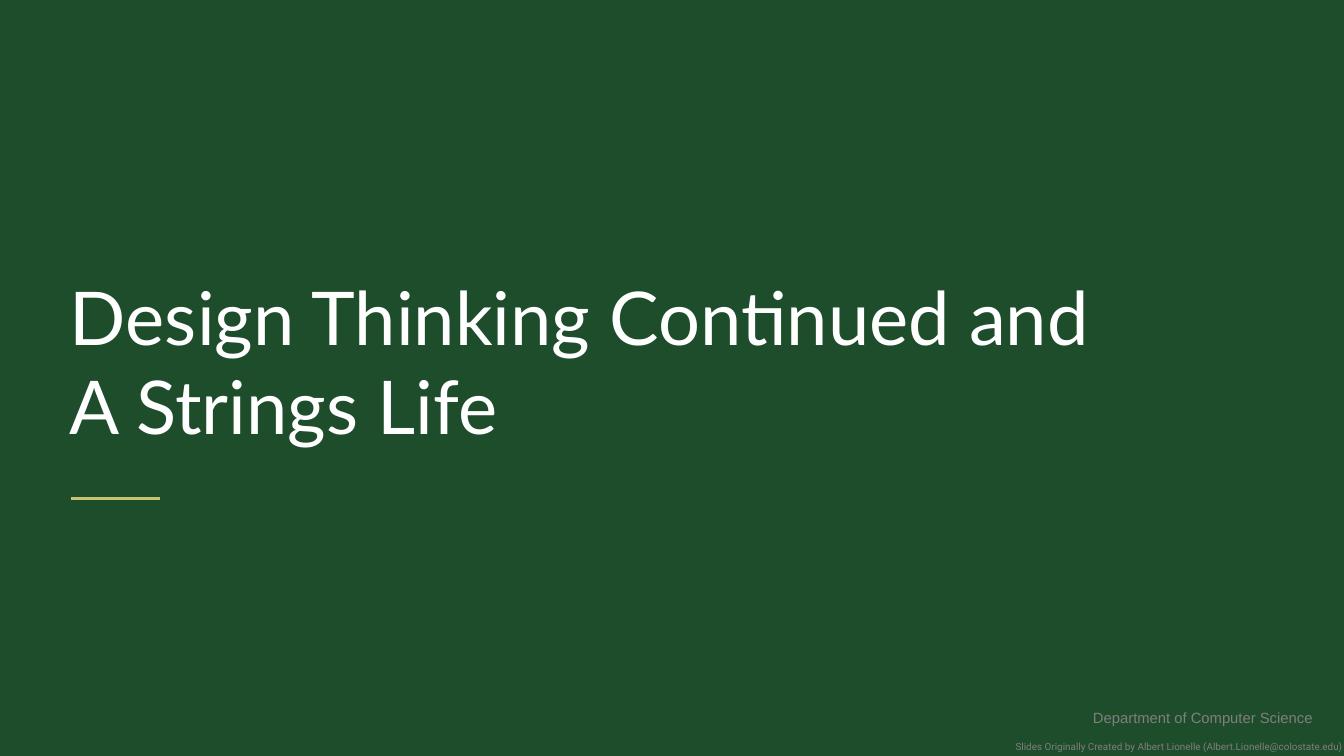
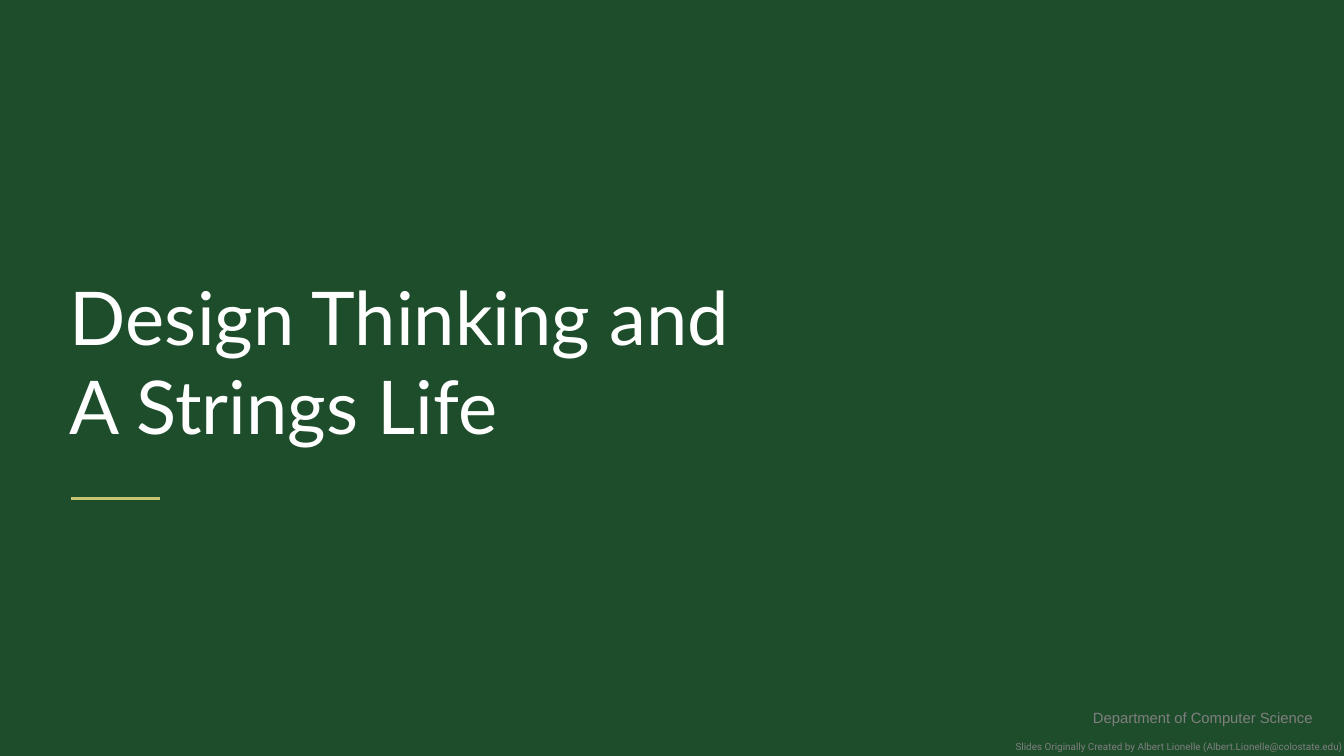
Before and after one commit to CSU-CS150B/handouts, a slide deck: slide 1 of Slides/On-Campus/07_01_DesignContinuedStringsLife.pptx. Drawn at 1344x756 pixels with LibreOffice and Linux fonts; fonts in the diff are those of the drawing; background and template pictures are left out. Boxes give left, top, right and bottom in pixels: in the first picture for what was removed or moved away, otherwise in the second. Text is boxed around its words. In the diff, an @@ line names an element or a change of style, - is before the commit and + after.

Commit message:
fixed slides

```diff
--- a/Slides/On-Campus/07_01_DesignContinuedStringsLife.pptx
+++ b/Slides/On-Campus/07_01_DesignContinuedStringsLife.pptx
@@ text at [70,290,730,448]: text changed @@
-Design Thinking Continued and
-A Strings Life
+Design Thinking and
+A Strings Life
```
Also in this commit, not shown: 1 other file.
